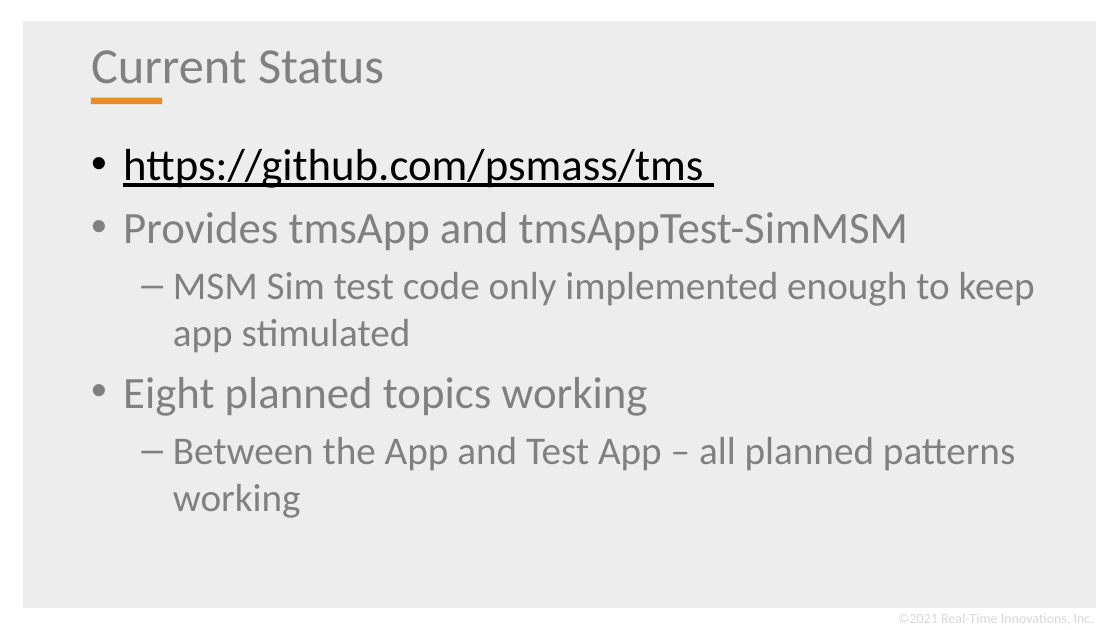
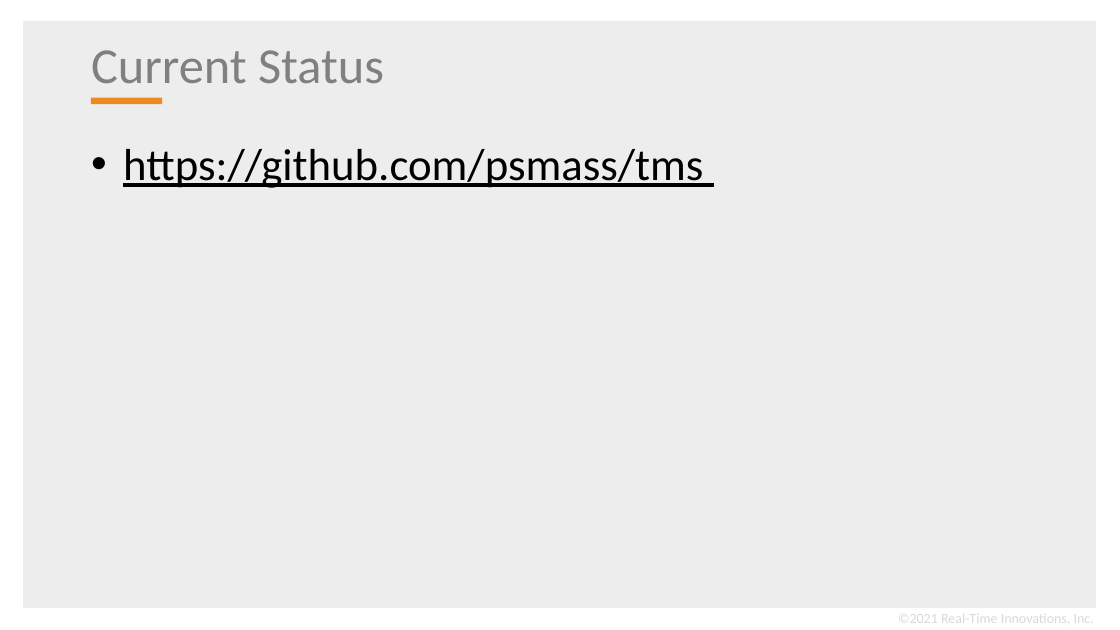
Before and after one commit to psmass/tms, a slide deck: slide 9 of tmsExample.pptx (slide 28 before the commit). Drawn at 1120x630 pixels with LibreOffice and Linux fonts; fonts in the diff are those of the drawing; background and template pictures are left out. Boxes give left, top, right and bottom in pixels: in the first picture for what was removed or moved away, otherwise in the second. Text is boxed around its words. In the diff, an @@ line names an element or a change of style, - is before the commit and + after.

```diff
--- a/tmsExample.pptx
+++ b/tmsExample.pptx
@@ text at [123,212,1035,518]: paragraphs removed @@
-• Provides tmsApp and tmsAppTest-SimMSM
-  – MSM Sim test code only implemented enough to keep app stimulated
-• Eight planned topics working
-  – Between the App and Test App – all planned patterns working
```
Also in this commit, not shown: 5 other slides changed, 2 slides added, 21 slides removed.
